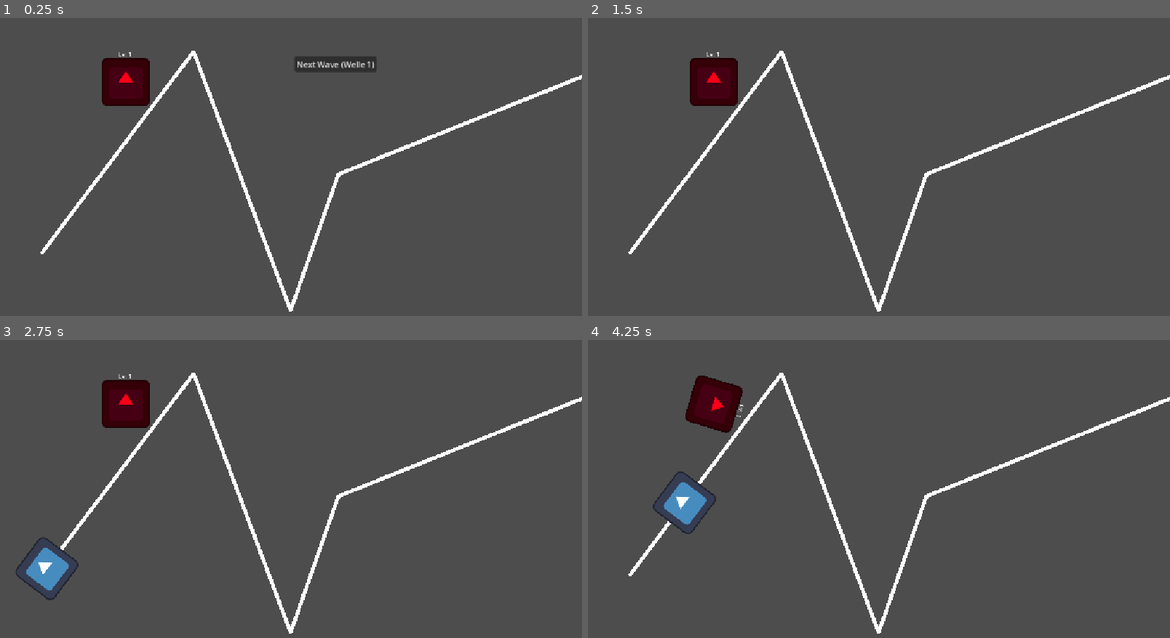
Above: before the commit, frames 1-4 (two rows, left to right).
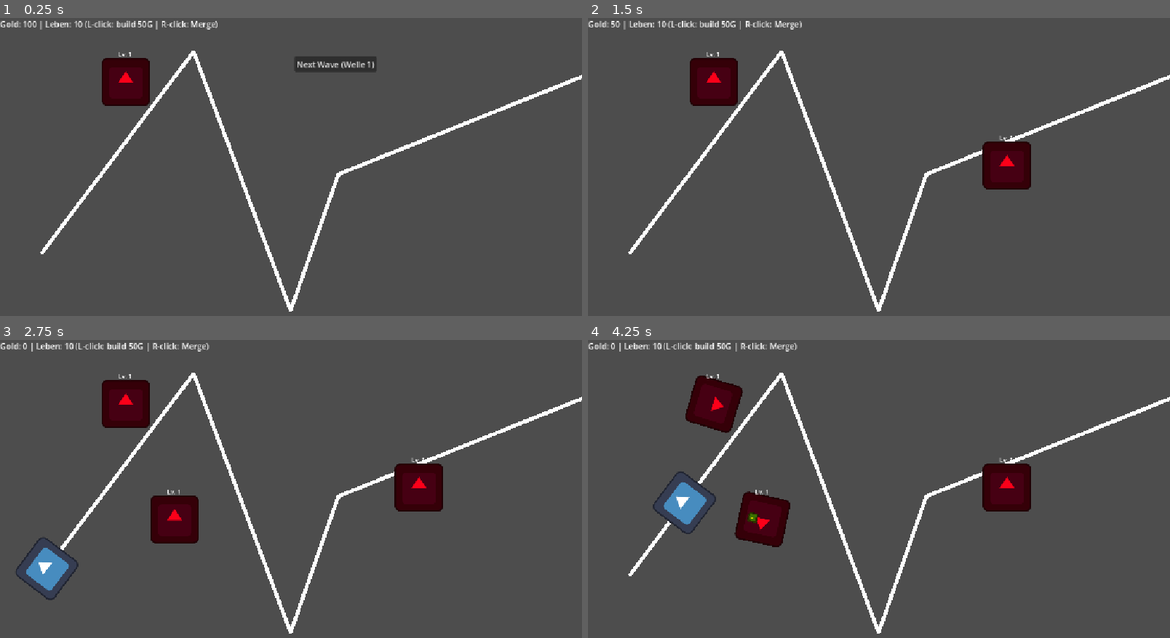
Above: after the commit, the same moments.

Repository: weisenburgerlinus-byte/Tower-Defense
Game: Godot game, scene res://main.tscn
The game is run twice, just before and just after one commit, with the same random seed, the same clock (stepped at 60 frames per second) and the same inputs. The engine's default icon, where the game draws it, is replaced by a stand-in: a white triangle on a blue panel in a dark square.
Inputs (mouse positions are in pixels of both pictures, inside the frame that each line leads up to):
- Up to frame 1 (0.25 s): no input
- Up to frame 2 (1.5 s): click "Next Wave (Welle 1)" at 0.5 s; tap Enter at 1.25 s; move the mouse to (1007, 164) at 1.27 s; click (1007, 164) at 1.42 s
- Up to frame 3 (2.75 s): tap Space at 2 s; move the mouse to (174, 518) at 2.02 s; click (174, 518) at 2.17 s
- Up to frame 4 (4.25 s): move the mouse to (937, 432) at 2.77 s; click (937, 432) at 2.92 s; move the mouse to (849, 569) at 3.52 s; click (849, 569) at 3.67 s

The runs differ from the first frame. In frame 1, 0.5% of the frame differs, in the area x 0-38%, y 0-4%; in frame 2, 1.8%; in frame 3, 3.1%; in frame 4, 3.2%, in the area x 0-77%, y 0-70%.
Error before the commit: Parse Error: Expected indented block after "if" block. (res://main.gd:24)

Commit message:
Tower Defense Commit 2
I added the function to merge the towers: 1Lv + 1Lv = 2Lv but I just saw that you can't merge the starter tower. I#ll change that in next commit.

Diff:
--- a/main.gd
+++ b/main.gd
@@ -7,14 +7,14 @@
 @export var tower_cost: int = 50
 @export var min_tower_distance: float = 130.0
 
-var tower_positions: Array[Node2D] = []
+var towers: Array[Node2D] = []
 var selected_tower: Node2D = null
 
 @onready var stats_label: Label = $CanvasLayer/StatsLabel
 
 func _ready() -> void:
 	if has_node("Tower"):
-		tower.append("$Tower")
+		towers.append("$Tower")
 	update_ui()
 
 func _unhandled_input(event: InputEvent) -> void:
@@ -22,7 +22,7 @@
 	if event is InputEventMouseButton and event.pressed:
 		#new tower
 		if event.button_index == MOUSE_BUTTON_LEFT:
-		build_tower(get_global_mouse_position())
+			build_tower(get_global_mouse_position())
 		#merge
 		elif event.button_index == MOUSE_BUTTON_RIGHT:
 			handle_merge_click(get_global_mouse_position())
@@ -30,7 +30,7 @@
 func build_tower(pos: Vector2) -> void:
 	#proofs if there is a tower already
 	for tower in towers:
-		if pos.distance_to(existing_pos) < min_tower_distance:
+		if pos.distance_to(tower.global_position) < min_tower_distance:
 			print("Here is already a tower!")
 			return
 
@@ -42,8 +42,49 @@
 		towers.append(new_tower)
 		update_ui()
 	else:
-		print("Not enough gold!")
+		print("Nor enough gold")
 
+#merge
+func handle_merge_click(click_pos: Vector2) -> void:
+	var clicked_tower: Node2D = null
+
+	#looks if there is a tower
+	for tower in towers:
+		if click_pos.distance_to(tower.global_position) < 65.0:
+			clicked_tower = tower
+			break
+
+	#if clicked into nothing removed the tower selection
+	if clicked_tower == null:
+		if selected_tower != null:
+			selected_tower.set_selected(false)
+			selected_tower = null
+		return
+
+	#if not tower is selcted, select the tower
+	if selected_tower == null:
+		selected_tower = clicked_tower
+		selected_tower.set_selected(true)
+
+	#two times the same tower removes teh selection
+	elif selected_tower == clicked_tower:
+		selected_tower.set_selected(false)
+		selected_tower = null
+
+	#merge if two towers with same level are selected
+	elif selected_tower.level == clicked_tower.level:
+		clicked_tower.upgrade_from_merge()
+		towers.erase(selected_tower)
+		selected_tower.queue_free()
+		selected_tower = null
+		print("Successfully reached level", clicked_tower.level, "gemerged!")
+
+	#changes the selection if towers are not at the same level
+	else:
+		print("Towers have not the same level!")
+		selected_tower.set_selected(false)
+		selected_tower = clicked_tower
+		selected_tower.set_selected(true)
 
 func add_gold(amount: int) -> void:
 	gold += amount
@@ -57,4 +98,4 @@
 		get_tree().paused = true
 
 func update_ui() -> void:
-	stats_label.text = "Gold: "  + str(gold) + " | Leben: " +str(base_health) + " (Turm: 50G  per click)"
+	stats_label.text = "Gold: "  + str(gold) + " | Leben: " +str(base_health) + " (L-click: build 50G | R-click: Merge)"
--- a/tower.gd
+++ b/tower.gd
@@ -25,8 +25,8 @@
 func _process(_delta: float) -> void:
 	if enemies_in_range.size() > 0:
 		var target = enemies_in_range[0]
-		look_at(target.global_position)
-		level_label.global_rotation = 0
+		if is_instance_valid(target):
+			$Sprite2D.look_at(target.global_position)
 
 func _on_area_entered(area: Area2D) -> void:
 	var parent = area.get_parent()
Not shown, added: .gitattributes
Not shown, added: .gitignore
Not shown, added: main.tscn2990865782.tmp
Not shown, added: main.tscn3132495604.tmp
